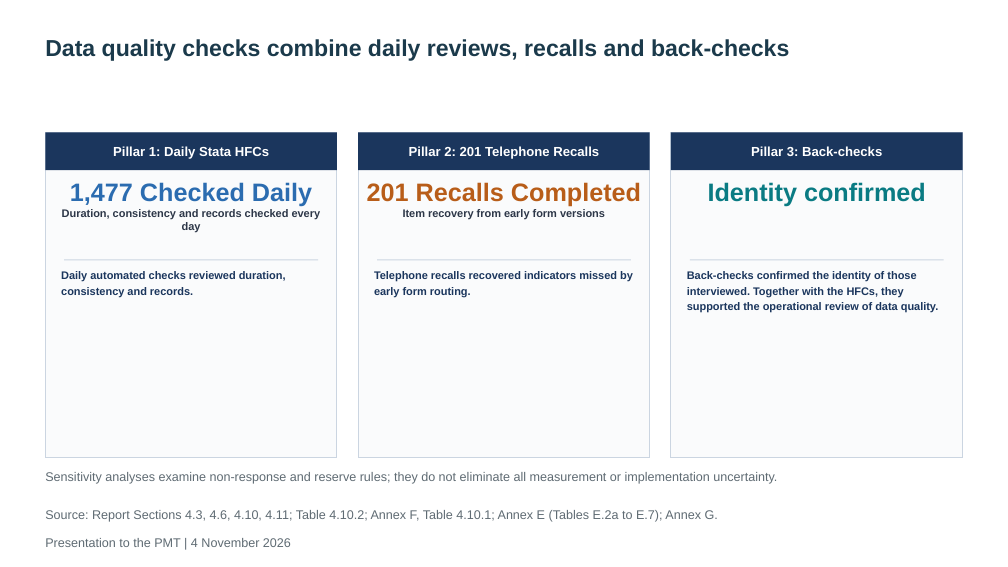
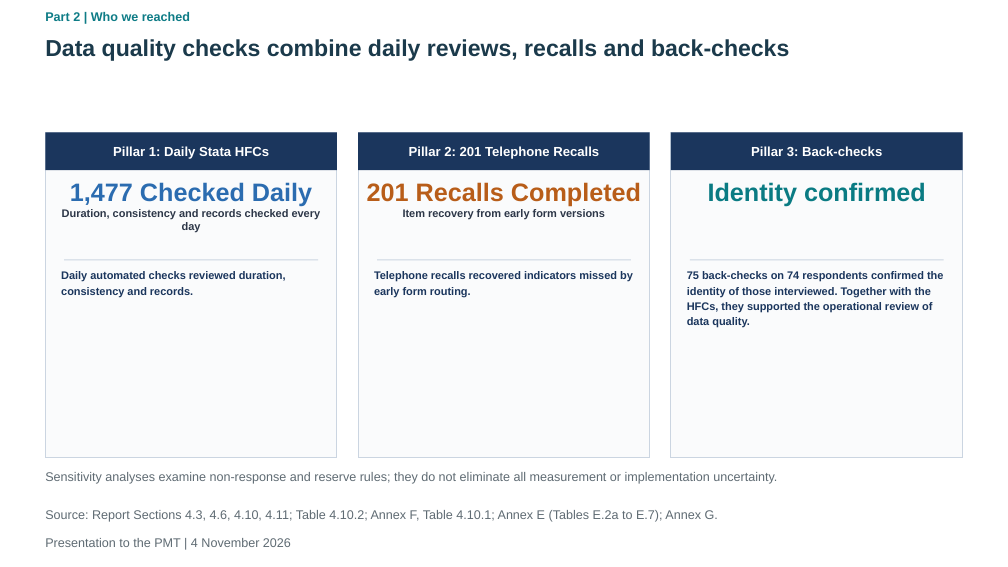
Before and after one commit to kokouekpinda/kokouekpinda, a slide deck: slide 19 of deliverables/REALISE_PMT_Presentation_v5.pptx. Drawn at 1008x567 pixels with LibreOffice and Linux fonts; fonts in the diff are those of the drawing. Boxes give left, top, right and bottom in pixels: in the first picture for what was removed or moved away, otherwise in the second. Text is boxed around its words. In the diff, an @@ line names an element or a change of style, - is before the commit and + after.

```diff
--- a/deliverables/REALISE_PMT_Presentation_v5.pptx
+++ b/deliverables/REALISE_PMT_Presentation_v5.pptx
@@ text added at [45, 12, 190, 21], 12 pt, text #0E7C86, bold @@
+Part 2 | Who we reached
@@ text at [687, 271, 943, 325]: text changed @@
-Back-checks confirmed the identity of those interviewed. Together with the HFCs, they supported the operational review of data quality.
+75 back-checks on 74 respondents confirmed the identity of those interviewed. Together with the HFCs, they supported the operational review of data quality.
```
Also in this commit, not shown: 31 other slides changed.
